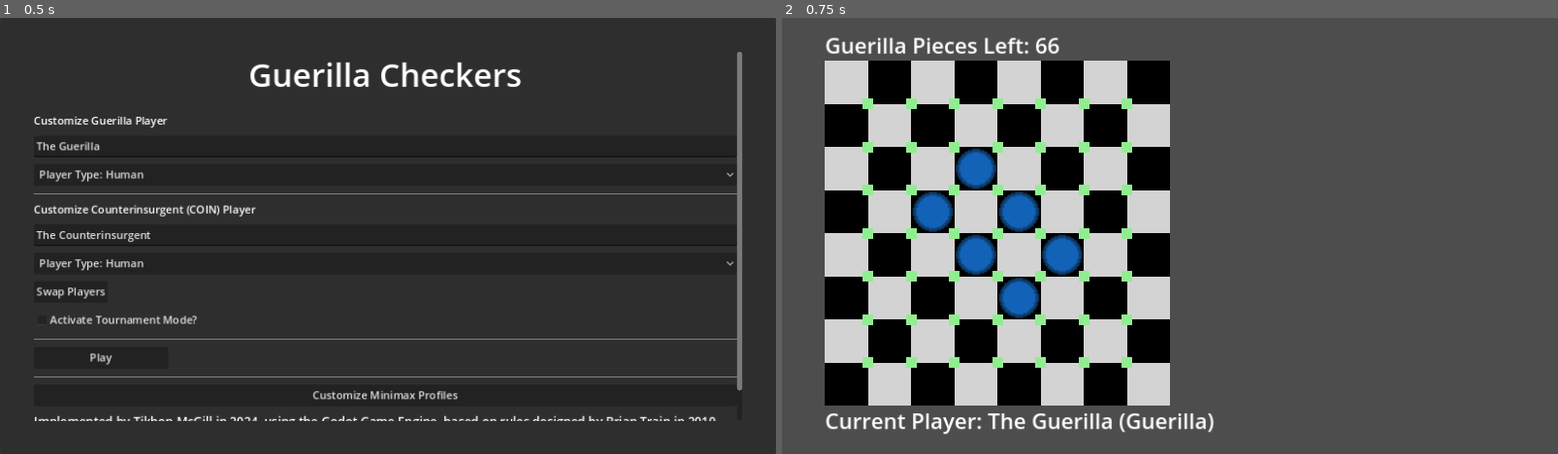
Above: before the commit, frames 1-2 (left to right).
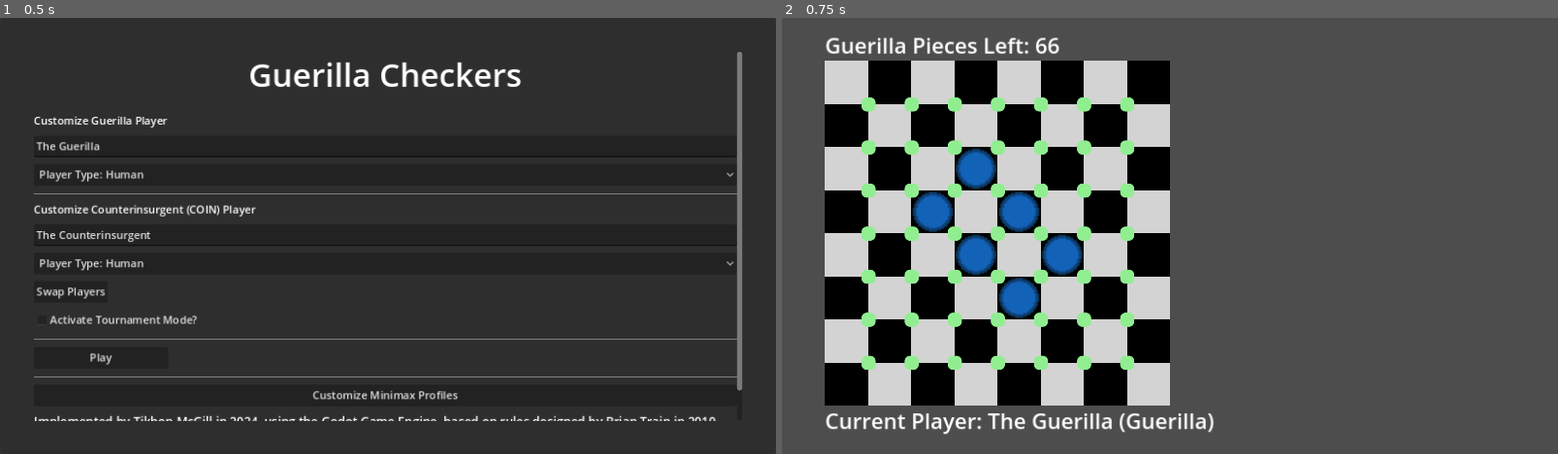
Above: after the commit, the same moments.

Repository: TikhonMcGill/guerilla-checkers
Game: Godot game, scene res://assets/scenes/menus/main_menu/main_menu.tscn
Two runs of this game, one before a commit and one after it. Both use one fixed random seed, a clock stepped at 60 frames per second and the inputs below.
Inputs:
- Up to frame 1 (0.5 s): no input
- Up to frame 2 (0.75 s): click "Play" at 0.5 s

Frame 1 is identical in both runs. In frame 2, 1.0% of the frame differs, in the area x 10-46%, y 18-81%.

Commit message:
Make corners bigger and easier to press/tap

Diff:
--- a/assets/scenes/game_scene/game_board/corner/corner.gd
+++ b/assets/scenes/game_scene/game_board/corner/corner.gd
@@ -4,10 +4,8 @@
 
 signal corner_pressed(corner : Corner)
 
-@onready var color_rect: ColorRect = $ColorRect
-
 func _on_pressed() -> void:
 	corner_pressed.emit(self)
 
 func set_color(color : Color):
-	color_rect.color = color
+	self_modulate = color
--- a/assets/scenes/game_scene/game_board/corner/corner.tscn
+++ b/assets/scenes/game_scene/game_board/corner/corner.tscn
@@ -1,20 +1,24 @@
-[gd_scene load_steps=2 format=3 uid="uid://58eimgxc5tn2"]
+[gd_scene load_steps=3 format=3 uid="uid://58eimgxc5tn2"]
 
 [ext_resource type="Script" path="res://assets/scenes/game_scene/game_board/corner/corner.gd" id="1_24edk"]
 
+[sub_resource type="StyleBoxFlat" id="StyleBoxFlat_bmog4"]
+bg_color = Color(1, 1, 1, 1)
+corner_radius_top_left = 8
+corner_radius_top_right = 8
+corner_radius_bottom_right = 8
+corner_radius_bottom_left = 8
+
 [node name="Corner" type="Button"]
-self_modulate = Color(1, 1, 1, 0)
 z_index = 1
+offset_right = 8.0
+offset_bottom = 8.0
+theme_override_styles/normal = SubResource("StyleBoxFlat_bmog4")
+theme_override_styles/hover = SubResource("StyleBoxFlat_bmog4")
+theme_override_styles/pressed = SubResource("StyleBoxFlat_bmog4")
+theme_override_styles/disabled = SubResource("StyleBoxFlat_bmog4")
+theme_override_styles/focus = SubResource("StyleBoxFlat_bmog4")
 script = ExtResource("1_24edk")
-
-[node name="ColorRect" type="ColorRect" parent="."]
-layout_mode = 1
-anchors_preset = 15
-anchor_right = 1.0
-anchor_bottom = 1.0
-grow_horizontal = 2
-grow_vertical = 2
-mouse_filter = 2
 
 [node name="Label" type="Label" parent="."]
 layout_mode = 1
--- a/assets/scenes/game_scene/game_board/game_board.gd
+++ b/assets/scenes/game_scene/game_board/game_board.gd
@@ -116,7 +116,7 @@
 
 			#Subtract half of the Corner's size, so that it is in the middle of
 			#the corner
-			placement_position -= Vector2i(tile_size,tile_size)/8
+			placement_position -= _get_corner_size()/2
 
 			var corner := _create_corner(placement_position)
 
@@ -134,6 +134,10 @@
 	current_player_label.text = "Current Player: Guerilla"
 	current_player_label.add_theme_font_size_override("font_size",tile_size/2)
 	current_player_label.position = Vector2i(0,8 * tile_size)
+
+##Method to get the size of a corner, based on the size of a tile
+func _get_corner_size() -> Vector2i:
+	return Vector2i(tile_size/3,tile_size/3)
 
 ##Method to write in the label which player's turn it is
 func show_current_player(player : GameState.PLAYER):
@@ -160,10 +164,9 @@
 ##Create a Corner at the selected position, its color dictated by the export variable
 func _create_corner(_corner_pos : Vector2i) -> Corner:
 	var new_corner : Corner = CORNER_SCENE.instantiate()
-	new_corner.size = Vector2i(tile_size/4,tile_size/4)
+	new_corner.size = _get_corner_size()
 
 	new_corner.global_position = _corner_pos
-
 
 	new_corner.corner_pressed.connect(handle_corner_pressed)
 
